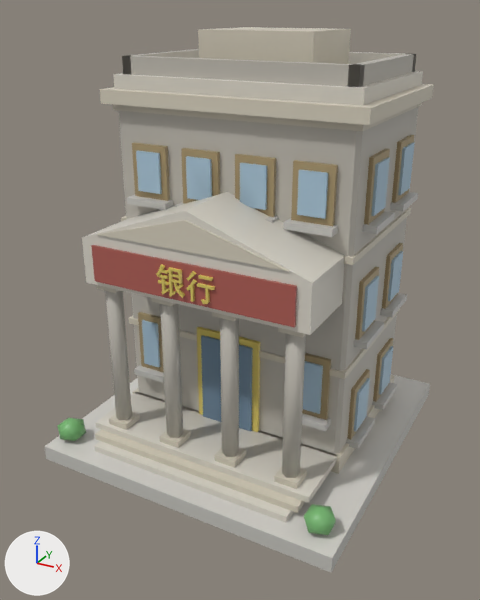
A saved change to the glTF model county-tycoon/assets/resources/models3d/bank.glb.
Camera for both pictures: a camera (50 mm lens) standing at (1.424, -1.267, 1.357) and looking at (0.492, 0.426, 0.51). The lights are fixed; the arrows at lower left show +X, +Y and +Z. The first picture is the older version. Vertices at exactly the same position are counted once.

Before the edit, the objects in view are built like this:
```python
me_立方体 = bpy.data.meshes.new('立方体')
me_立方体.from_pydata(...)  # 1324 vertices, 2210 faces; spans x -0.5..0.5, y -0.5..0.5, z -0.025..1.275
# faces by material slot: [1378, 832]
me_立方体.materials.append(mat_lit)
me_立方体.materials.append(mat_emit)
ob_bank = bpy.data.objects.new('bank', me_立方体)
ob_bank.location = (0.5, 0.5, 0.025)
```
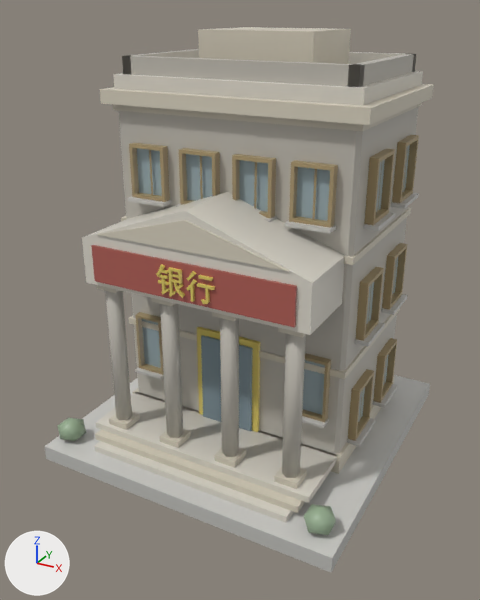
Where the newer file only moved an object's origin or applied its transform, the numbers keep the older frame.

Location of each change, [x1, y1, x2, y2] in pixels of the pictures (480 x 600 px):
part 1 of me_立方体, rebuilt
    before: [382, 243, 403, 309]
    after: [382, 243, 407, 310]
part 2 of me_立方体, rebuilt (7% wider)
    before: [235, 154, 276, 217]
    after: [232, 154, 276, 218]
part 3 of me_立方体, rebuilt
    before: [302, 353, 331, 420]
    after: [302, 353, 331, 422]
part 4 of me_立方体, rebuilt (12% shorter)
    before: [380, 293, 407, 317]
    after: [381, 294, 408, 315]
part 5 of me_立方体, rebuilt
    before: [265, 216, 278, 223]
    after: [264, 216, 276, 222]
part 6 of me_立方体, rebuilt
    before: [302, 413, 331, 431]
    after: [302, 416, 329, 428]
part 7 of me_立方体, rebuilt
    before: [291, 160, 338, 226]
    after: [289, 160, 338, 228]
part 8 of me_立方体, rebuilt
    before: [364, 148, 390, 224]
    after: [364, 148, 395, 225]
part 9 of me_立方体, rebuilt
    before: [283, 218, 338, 237]
    after: [285, 220, 336, 233]
part 10 of me_立方体, rebuilt (12% wider)
    before: [347, 369, 370, 440]
    after: [348, 369, 374, 441]
part 11 of me_立方体, rebuilt (17% shorter)
    before: [362, 211, 395, 234]
    after: [363, 212, 395, 231]
part 12 of me_立方体, rebuilt
    before: [392, 135, 414, 203]
    after: [392, 135, 419, 203]
part 13 of me_立方体, rebuilt (12% shorter)
    before: [346, 416, 375, 449]
    after: [347, 418, 375, 447]
part 14 of me_立方体, rebuilt
    before: [373, 338, 393, 402]
    after: [373, 338, 397, 403]
part 15 of me_立方体, rebuilt (15% shorter)
    before: [390, 192, 418, 211]
    after: [391, 193, 419, 209]
part 16 of me_立方体, deleted
    before: [127, 142, 415, 432]
part 17 of me_立方体, added
    after: [128, 143, 408, 424]
part 18 of me_立方体, added
    after: [135, 312, 164, 380]
part 19 of me_立方体, recoloured
    both: [57, 192, 396, 536]
part 20 of me_立方体, edited (looks the same)
    both: [44, 335, 430, 572]

The change, as a diff of the scene's bpy script:
```diff
--- a/county-tycoon/assets/resources/models3d/bank.glb.py
+++ b/county-tycoon/assets/resources/models3d/bank.glb.py
@@ mat_housing @@
+mat_housing = bpy.data.materials.new('housing')
+# nodes: BsdfPrincipled, Mix, OutputMaterial, VertexColor
+# colours: white #e7e7e7, mixed with the vertex colours
@@ me_立方体 @@
-me_立方体.from_pydata(...)  # 1324 vertices, 2210 faces; spans x -0.5..0.5, y -0.5..0.5, z -0.025..1.275
+me_立方体.from_pydata(...)  # 1404 vertices, 2250 faces; spans x -0.5..0.5, y -0.5..0.5, z -0.025..1.275
+# me_立方体 part 1: the loose piece of 8 vertices spanning x 0.372..0.392, y 0.17..0.31, z 0.445..0.625 is rebuilt with 16 vertices and now spans x 0.381..0.406, y 0.17..0.31, z 0.445..0.625
+# me_立方体 part 2: the loose piece of 8 vertices spanning x 0.03..0.15, y -0.172..-0.152, z 0.805..0.965 is rebuilt with 16 vertices and now spans x 0.03..0.15, y -0.186..-0.161, z 0.805..0.965
+# me_立方体 part 3: the loose piece of 8 vertices spanning x 0.24..0.34, y -0.172..-0.152, z 0.205..0.405 is rebuilt with 16 vertices and now spans x 0.24..0.34, y -0.186..-0.161, z 0.205..0.405
+# me_立方体 part 4: the loose piece of 8 vertices spanning x 0.38..0.42, y 0.16..0.32, z 0.425..0.445 is rebuilt with 8 vertices and now spans x 0.381..0.423, y 0.164..0.316, z 0.433..0.445
+# me_立方体 part 5: the loose piece of 8 vertices spanning x 0.02..0.16, y -0.2..-0.16, z 0.785..0.805 is rebuilt with 8 vertices and now spans x 0.025..0.155, y -0.203..-0.161, z 0.795..0.805
+# me_立方体 part 6: the loose piece of 8 vertices spanning x 0.23..0.35, y -0.2..-0.16, z 0.185..0.205 is rebuilt with 8 vertices and now spans x 0.236..0.344, y -0.203..-0.161, z 0.196..0.205
+# me_立方体 part 7: the loose piece of 8 vertices spanning x 0.205..0.325, y -0.172..-0.152, z 0.805..0.965 is rebuilt with 16 vertices and now spans x 0.205..0.325, y -0.186..-0.161, z 0.805..0.965
+# me_立方体 part 8: the loose piece of 8 vertices spanning x 0.372..0.392, y -0.08..0.06, z 0.795..0.975 is rebuilt with 16 vertices and now spans x 0.381..0.406, y -0.08..0.06, z 0.795..0.975
+# me_立方体 part 9: the loose piece of 8 vertices spanning x 0.195..0.335, y -0.2..-0.16, z 0.785..0.805 is rebuilt with 8 vertices and now spans x 0.2..0.33, y -0.203..-0.161, z 0.795..0.805
+# me_立方体 part 10: the loose piece of 8 vertices spanning x 0.372..0.392, y -0.08..0.06, z 0.095..0.275 is rebuilt with 16 vertices and now spans x 0.381..0.406, y -0.08..0.06, z 0.095..0.275
+# me_立方体 part 11: the loose piece of 8 vertices spanning x 0.38..0.42, y -0.09..0.07, z 0.775..0.795 is rebuilt with 8 vertices and now spans x 0.381..0.423, y -0.086..0.066, z 0.783..0.795
+# me_立方体 part 12: the loose piece of 8 vertices spanning x 0.372..0.392, y 0.17..0.31, z 0.795..0.975 is rebuilt with 16 vertices and now spans x 0.381..0.406, y 0.17..0.31, z 0.795..0.975
+# me_立方体 part 13: the loose piece of 8 vertices spanning x 0.38..0.42, y -0.09..0.07, z 0.075..0.095 is rebuilt with 8 vertices and now spans x 0.381..0.423, y -0.086..0.066, z 0.083..0.095
+# me_立方体 part 14: the loose piece of 8 vertices spanning x 0.372..0.392, y 0.17..0.31, z 0.095..0.275 is rebuilt with 16 vertices and now spans x 0.381..0.406, y 0.17..0.31, z 0.095..0.275
+# me_立方体 part 15: the loose piece of 8 vertices spanning x 0.38..0.42, y 0.16..0.32, z 0.775..0.795 is rebuilt with 8 vertices and now spans x 0.381..0.423, y 0.164..0.316, z 0.783..0.795
+# me_立方体 part 16: 45 loose pieces with 360 vertices, spanning x -0.42..0.42, y -0.2..0.42, z 0.075..0.975, are deleted
+# me_立方体 part 17: 216 vertices added at x -0.423..0.423, y -0.203..0.423, z 0.083..0.975
+# me_立方体 part 18: 112 vertices added at x -0.423..-0.236, y -0.203..0.423, z 0.083..0.613
+# me_立方体 part 19: 94 kept faces spanning x -0.5..0.5, y -0.5..0.5, z -0.025..1.205 get new vertex colours
+# me_立方体 part 20: 24 faces spanning x -0.5..0.5, y -0.5..0.5, z -0.025..0.385 switch from mat_lit to mat_housing
+# other edits to the shape of me_立方体 do not show in these pictures
 me_立方体.materials.append(mat_emit)
```
